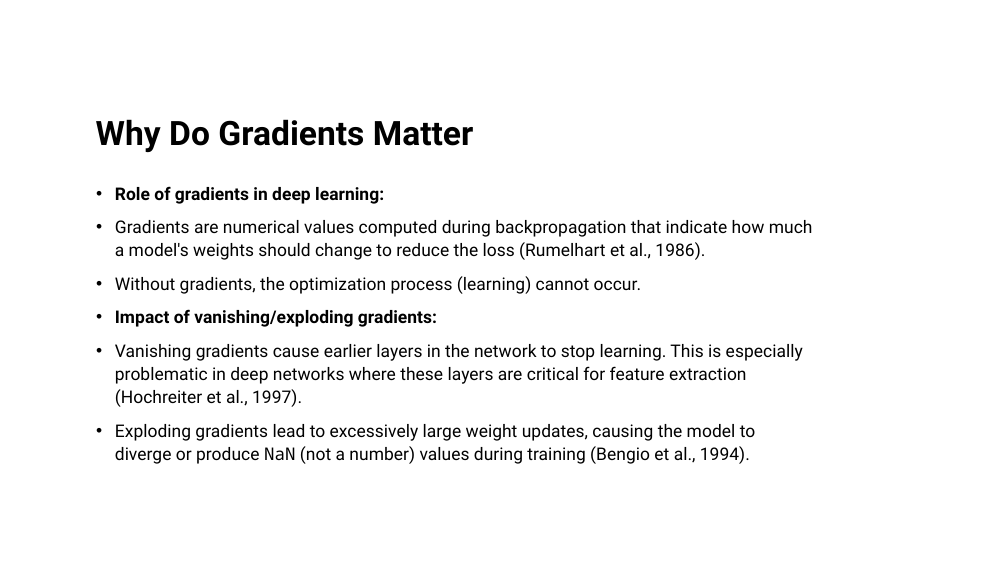
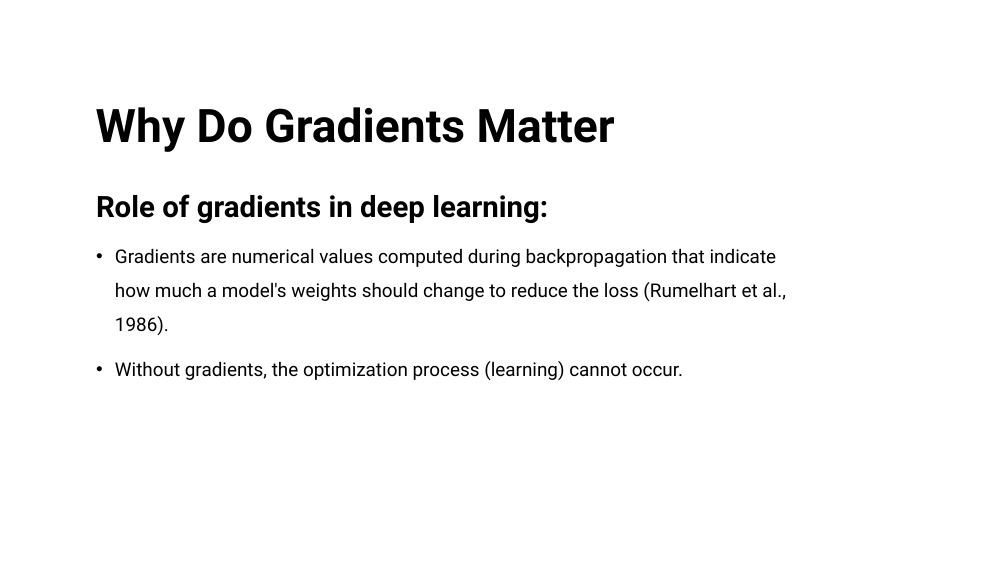
Before and after one commit to nazmul-nil/vanishing_gradients_tutorial_MLNN, a slide deck: slide 7 of tutorial/Vanishing_gradients.pptx (slide 3 before the commit). Drawn at 1008x567 pixels with LibreOffice and Linux fonts; fonts in the diff are those of the drawing. Boxes give left, top, right and bottom in pixels: in the first picture for what was removed or moved away, otherwise in the second. Text is boxed around its words. In the diff, an @@ line names an element or a change of style, - is before the commit and + after.

```diff
--- a/tutorial/Vanishing_gradients.pptx
+++ b/tutorial/Vanishing_gradients.pptx
@@ title "Why Do Gradients Matter" at (96,107,615,152): size 32 to 44 pt @@
@@ text "Role of gradients in deep ..." at (96,194,786,380): size 16.6 to 28 pt in "Role of gradients in deep learning:"; size 16.6 to 18 pt in "Gradients are numerical values computed during backpropagati ...", "Without gradients, the optimization process (learning) canno ..."; bullet • to none; line spacing 1.1 to 1.2; line spacing 1.1 to 1.5 @@
@@ text at (115,309,803,464): paragraphs removed @@
-• Impact of vanishing/exploding gradients:
-• Vanishing gradients cause earlier layers in the network to stop learning. This is especially problematic in deep networks where these layers are critical for feature extraction (Hochreiter et al., 1997).
-• Exploding gradients lead to excessively large weight updates, causing the model to diverge or produce NaN (not a number) values during training (Bengio et al., 1994).
```
Also in this commit, not shown: 18 other slides changed, 10 slides added, 3 other files.
